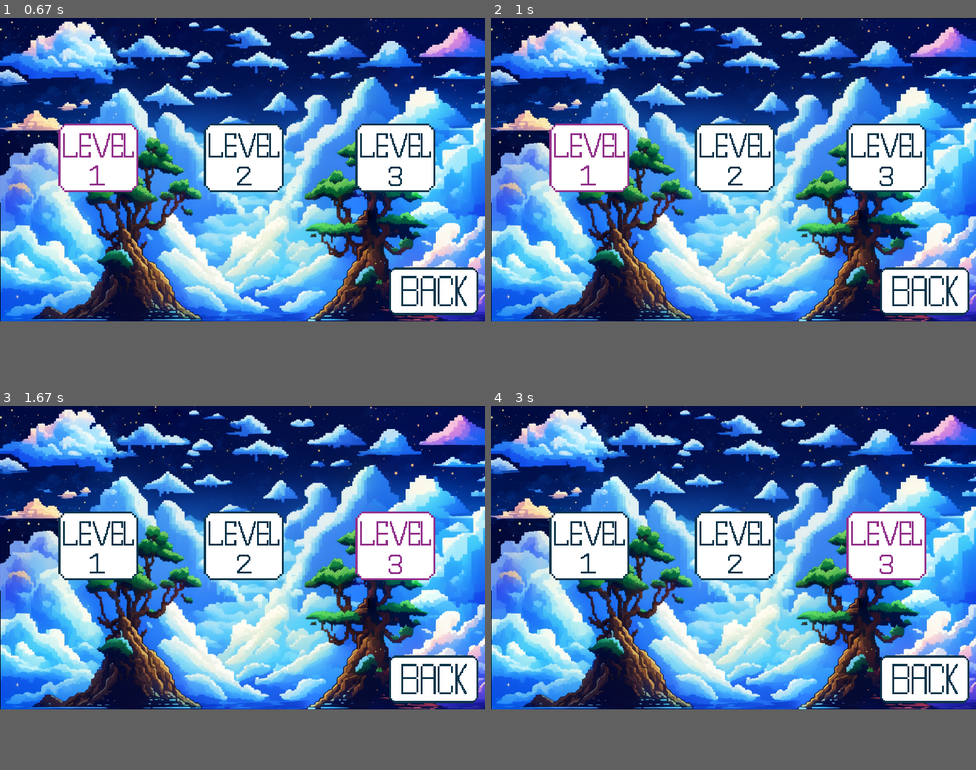
Above: before the commit, frames 1-4 (two rows, left to right).
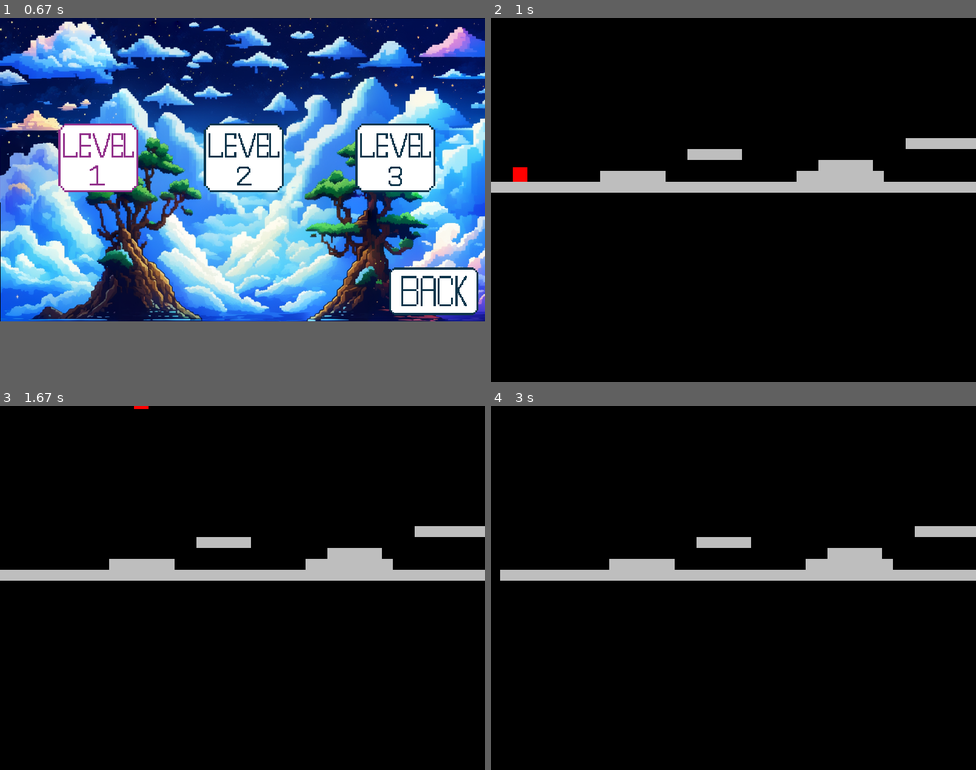
Above: after the commit, the same moments.

Repository: Ruvin123/PyGame_Project_2023
Game: pygame game, started from main.py
Same seed, same stepped clock (60 frames per second), same inputs: the game is played once before the commit and once after it.
Inputs (mouse positions are in pixels of both pictures, inside the frame that each line leads up to):
- Up to frame 1 (0.67 s): click (77, 145) at 0.38 s
- Up to frame 2 (1 s): click (588, 156) at 0.72 s
- Up to frame 3 (1.67 s): hold Space 1-1.47 s; hold D 1-1.47 s; move the mouse to (397, 577) at 1.03 s; hold D from 1.5 s (still down); tap Space at 1.57 s
- Up to frame 4 (3 s): tap Space at 1.87, 2.57, 2.87 s; release D at 1.97 s; hold A from 2.5 s (still down)
In our replay, in frame 2 the window is 800x500 before the commit and 800x600 after it. These sizes can differ from the game's own. Grey fills any space a smaller window leaves; there, only what the larger window draws over its background counts as a difference.

Frame 1 is identical in both runs. In frame 2, 83% of the frame differs, in the area x 0-100%, y 0-84%; in frame 3, 83%; in frame 4, 83%.

Commit message:
Innovations: first level, Player class, Level class, Tiles class (blocks)

Diff:
--- /dev/null
+++ b/Tiles.py
@@ -0,0 +1,16 @@
+# Импортируем модули
+import pygame as pg
+
+
+# Класс блоков (Тайлов)
+class Tile(pg.sprite.Sprite):
+    # Основные настройки блоков
+    def __init__(self, pos, size):
+        super().__init__()
+        self.image = pg.Surface((size, size))
+        self.image.fill('grey')
+        self.rect = self.image.get_rect(topleft=pos)
+
+    # Обновление положения блоков на экране
+    def update(self, x_shift):
+        self.rect.x += x_shift
--- /dev/null
+++ b/level.py
@@ -0,0 +1,89 @@
+# Импортирует модули и функции из других файлов
+import pygame as pg
+from Tiles import Tile
+from settings import *
+from player import Player
+
+
+class Level(object):
+    # Настройки уровня
+    def __init__(self, level_data, surface):
+        self.display_surface = surface
+        self.level_loader(level_data)
+        self.world_shift = 0  # Смещение экрана (Камера)
+
+    # Функция, которая переделывает текстовую заготовку уровня в картинку
+    def level_loader(self, layout):
+        self.tiles = pg.sprite.Group()
+        self.player = pg.sprite.GroupSingle()
+
+        # Перерисовка символов в блоки (Картинки) на экран
+        for row_index, row in enumerate(layout):
+            for col_index, cell in enumerate(row):
+                # Координаты определенного элемента
+                x, y = col_index * tile_size, row_index * tile_size
+
+                # X -> tile
+                # P -> player
+                # continue...
+                if cell == 'X':
+                    tile = Tile((x, y), tile_size)
+                    self.tiles.add(tile)
+
+                if cell == 'P':
+                    player_sprite = Player((x, y))
+                    self.player.add(player_sprite)
+
+    # Функция передвижения камеры по оси Ox
+    def camera_x(self):
+        player = self.player.sprite
+        player_x = player.rect.centerx
+        direction_x = player.direction.x
+
+        # Установили диапазон при котором камеру будет оставать статичной по оси Ox (установлены скорость и смещение)
+        if player_x < 200 and direction_x < 0:
+            self.world_shift = 5
+            player.speed = 0
+        elif player_x > 600 and direction_x > 0:
+            self.world_shift = -5
+            player.speed = 0
+        else:
+            self.world_shift = 0
+            player.speed = 5
+
+    # Функция столкновения модельки персонажа  объектами по оси Ox
+    def horizontal_collision(self):
+        player = self.player.sprite
+        player.rect.x += player.direction.x * player.speed
+
+        # Проверка на пересечение спрайта блока со спрайтом игрока по оси Ох
+        for sprite in self.tiles.sprites():
+            if sprite.rect.colliderect(player.rect):
+                if player.direction.x < 0:
+                    player.rect.left = sprite.rect.right
+                elif player.direction.x > 0:
+                    player.rect.right = sprite.rect.left
+
+    def vertical_collision(self):
+        player = self.player.sprite
+        player.gravity_func()
+
+        for sprite in self.tiles.sprites():
+            if sprite.rect.colliderect(player.rect):
+                if player.direction.y > 0:
+                    player.rect.bottom = sprite.rect.top
+                    player.direction.y = 0
+                elif player.direction.y < 0:
+                    player.rect.top = sprite.rect.bottom
+                    player.direction.y = 0
+
+    def run(self):
+        # Блоки уровня
+        self.tiles.update(self.world_shift)
+        self.tiles.draw(self.display_surface)
+        self.camera_x()
+        # Игрок
+        self.player.update()
+        self.player.draw(self.display_surface)
+        self.horizontal_collision()
+        self.vertical_collision()
--- a/level_loader.py
+++ b/level_loader.py
@@ -1 +1,40 @@
+# Импортирует модули и функции из других файлов
 import pygame as pg
+import sys
+from settings import *
+from Tiles import Tile
+from level import Level
+
+
+# Уровень №1
+def level_1():
+    # Основные настройки уровня
+    pg.init()
+    screen = pg.display.set_mode((WIDTH, HEIGHT))
+    clock = pg.time.Clock()
+    FPS = 60
+
+    # Загрузка уровня на экран
+    level = Level(level_map_1, screen)
+
+    # Основной цикл игры
+    while True:
+        for event in pg.event.get():
+            if event.type == pg.QUIT:
+                pg.quit()
+                sys.exit()
+
+        screen.fill('black')
+        level.run()
+        pg.display.update()
+        clock.tick(FPS)
+
+
+# Уровень 2
+def level_2():
+    pass
+
+
+# Уровень 3
+def level_3():
+    pass
--- a/main.py
+++ b/main.py
@@ -2,7 +2,6 @@
 import sys
 import pygame as pg
 import os
-import player
 import level_loader
 import sqlite3
 
@@ -13,8 +12,6 @@
 # Экран
 screen = pg.display.set_mode(size)
 pg.display.set_caption('Fantastic Islands')
-# Время
-clock = pg.time.Clock()
 
 connection = sqlite3.connect('database/pg.db')
 
@@ -60,17 +57,6 @@
 gameoverscreen = pg.transform.scale(load_image('gameover.jpg'), (WIDTH, HEIGHT))
 
 
-# Функция загрузки уровня
-def load_level(file_name):
-    file_name = "data/" + file_name
-    with open(file_name, 'r') as mapFile:
-        level_map = [line.strip() for line in mapFile]
-
-    max_width = max(map(len, level_map))
-
-    return list(map(lambda x: x.ljust(max_width, '.'), level_map))
-
-
 # Класс анимированной кнопки
 class ImageButton(object):
     def __init__(self, x, y, width, height, image_name, hover_image_path=None, sound_path=None):
@@ -276,15 +262,16 @@
 
             # Первый уровень
             if event.type == pg.USEREVENT and event.button == level_1_button:
-                pass
+                pg.mixer.music.stop()
+                level_loader.level_1()
 
             # Второй уровень
             if event.type == pg.USEREVENT and event.button == level_2_button:
-                pass
+                pg.mixer.music.stop()
 
             # Третий уровень
             if event.type == pg.USEREVENT and event.button == level_3_button:
-                pass
+                pg.mixer.music.stop()
 
             back_button.handle_event(event)
             level_1_button.handle_event(event)
--- a/player.py
+++ b/player.py
@@ -1,48 +1,62 @@
+# Импортируем модули
 import pygame as pg
-
-WIDTH, HEIGHT = 800, 500
-JUMP_POWER = 5
-GRAVITY = 0.5
-
-move_right = []
-move_left = []
 
 
 # Класс игрока
-class Hero(pg.sprite.Sprite):
-    def __init__(self, player_image, x, y, width, height, speed):
-        pg.sprite.Sprite.__init__(self)
-        self.image = pg.transform.scale(pg.image.load(player_image), (x, y))
-        self.rect = self.image.get_rect()
-        self.speed = speed
-        self.rect.x = x
-        self.rect.y = y
-        self.left = False
-        self.right = False
-        self.count = 0
-        self.health = 3
-        self.on_ground = False
-        self.x_vel = 0
-        self.y_vel = 0
+class Player(pg.sprite.Sprite):
+    # Основные настройки персонажа
+    def __init__(self, pos):
+        super().__init__()
+        self.image = pg.Surface((24, 24))
+        self.image.fill('red')
+        self.rect = self.image.get_rect(topleft=pos)
 
+        # Движение игрока
+        self.direction = pg.math.Vector2(0, 0)  # Вектор перемещения персонажа
+        self.speed = 5  # Скорость
+        self.gravity = 0.5  # Гравитация
+        self.jump_speed = -8  # Скорость прыжка
 
-class Player(Hero):
+    def player_assets(self):
+        player_path = 'player_sprites/player'
+
+        self.animations = {
+            'idle': [],
+            'run': [],
+            'jump': [],
+            'fall': []
+        }
+
+        for animation in self.animations.keys():
+            files_path = player_path + animation
+            self.animations[animation] = None  # import_folder(files_path)
+
+    # Управление персонажем
+    def get_keys(self):
+        # Получение нажатой в данный момент кнопки
+        keys = pg.key.get_pressed()
+
+        # Перемещение
+        if keys[pg.K_d]:
+            self.direction.x = 1
+        elif keys[pg.K_a]:
+            self.direction.x = -1
+        else:
+            self.direction.x = 0
+
+        # Прыжок
+        if keys[pg.K_SPACE]:
+            self.jump()
+
+    # Функция гравитации
+    def gravity_func(self):
+        self.direction.y += self.gravity
+        self.rect.y += self.direction.y
+
+    # Функция прыжка
+    def jump(self):
+        self.direction.y = self.jump_speed
+
+    # Обновление положения персонажа в пространстве
     def update(self):
-        keys = pg.key.get_pressed()
-        if keys[pg.K_d] and self.rect.x > 5:
-            self.rect.x -= self.speed
-            self.left = True
-            self.right = False
-        elif keys[pg.K_a] and self.rect.x < WIDTH - 5:
-            self.rect.x += self.speed
-            self.left = False
-            self.right = True
-        elif keys[pg.K_SPACE] and self.rect.y < HEIGHT - 5:
-            pass
-        else:
-            self.left = False
-            self.right = False
-            self.count = 0
-
-    def animation(self):
-        pass
+        self.get_keys()
--- /dev/null
+++ b/settings.py
@@ -0,0 +1,21 @@
+# Скелеты и базовые настроики уровней
+level_map_1 = [
+    '                                             ',
+    '                                             ',
+    '                                             ',
+    '                                             ',
+    '                                             ',
+    '                                             ',
+    '                                             ',
+    '                                             ',
+    '                                             ',
+    '                                             ',
+    '                                             ',
+    '                                      XXXXXXX',
+    '                  XXXXX                      ',
+    '                              XXXXX          ',
+    '  P       XXXXXX            XXXXXXXX         ',
+    'XXXXXXXXXXXXXXXXXXXXXXXXXXXXXXXXXXXXXXXXXXXXX',
+]
+tile_size = 18
+WIDTH, HEIGHT = 800, 600
Binary file changed: database/pg.db
Binary file added: sprites/player/1.png
Binary file added: sprites/player/2.png
